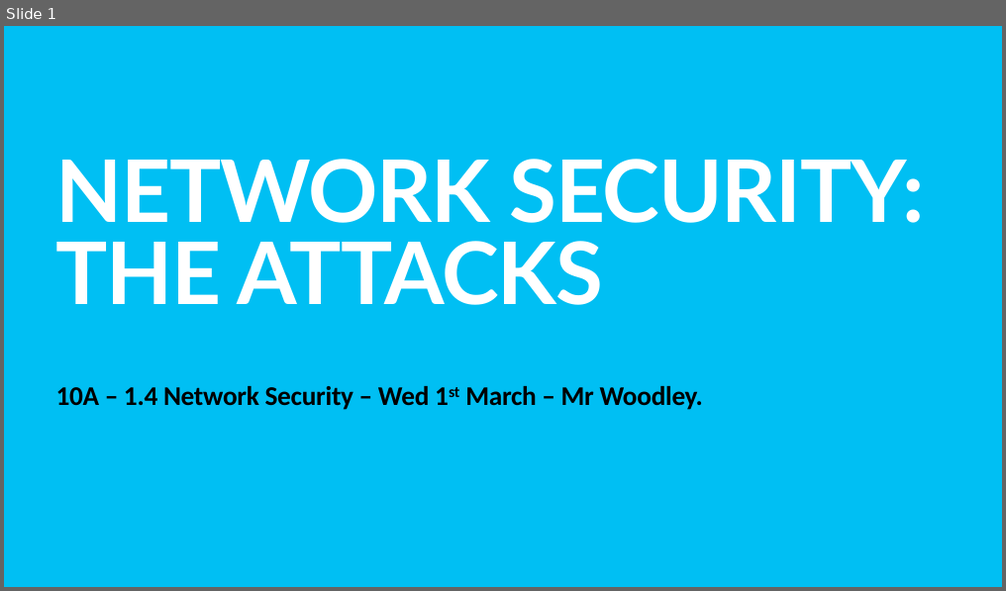
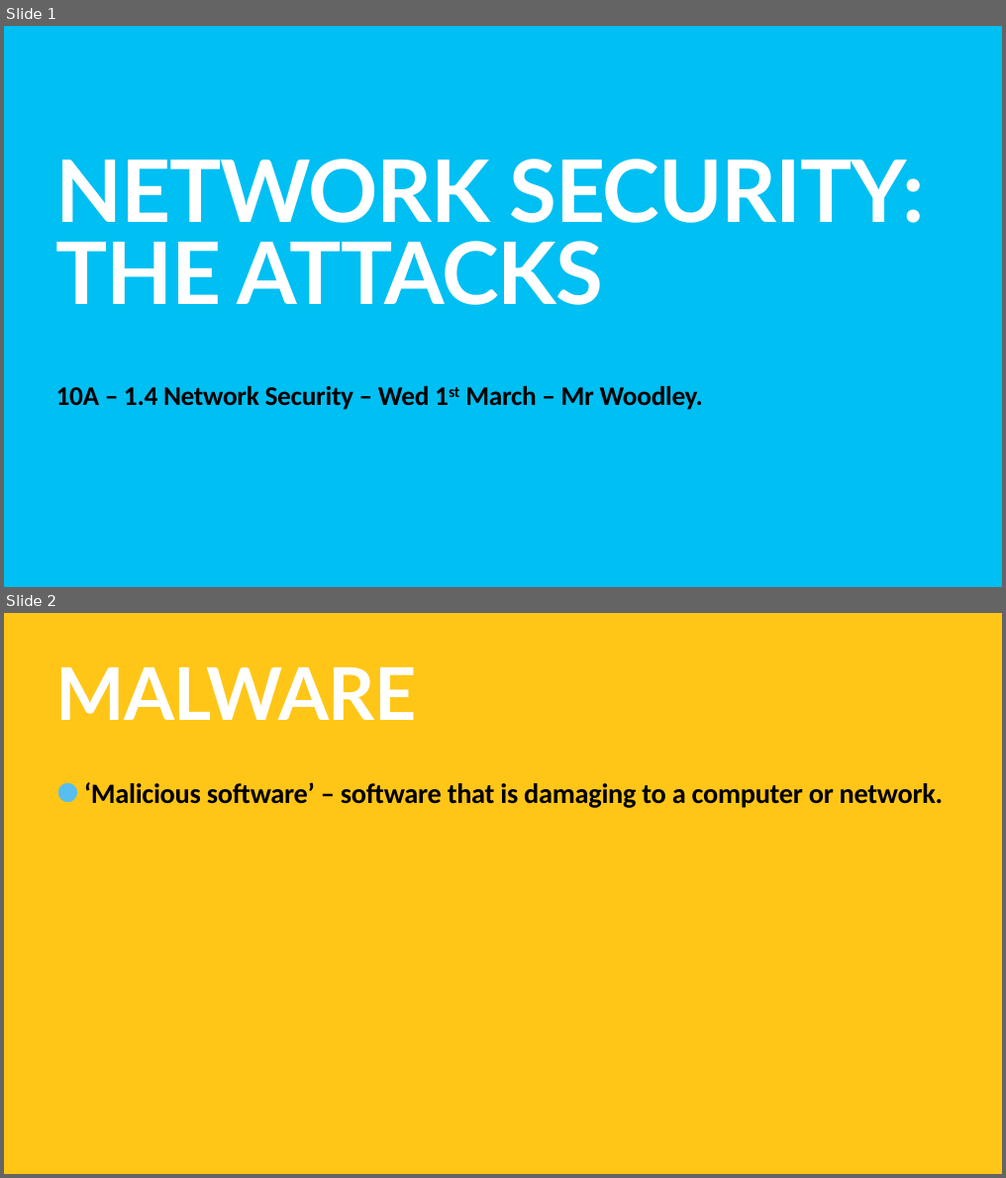
Before and after one commit to TommyWoodley/teaching, a slide deck: Y10/Attacks/AttacksPresentation.pptx. Shown one above the other, each under a label of ours: slide 1 before the commit, slides 1 and 2 after it. The pictures are 1006x591 and 1006x1178 pixels, drawn with LibreOffice and Linux fonts; fonts in the diff are those of the drawing. Boxes give left, top, right and bottom in pixels: in the first picture for what was removed or moved away, otherwise in the second. Text is boxed around its words. In the diff, an @@ line names an element or a change of style, - is before the commit and + after.

Commit message:
added malware section

```diff
--- a/Y10/Attacks/AttacksPresentation.pptx
+++ b/Y10/Attacks/AttacksPresentation.pptx
@@ slide 2 added at bbox=[4, 613, 1002, 1174], background #FFC617 @@
@@ title added at bbox=[56, 667, 417, 720], 140 pt, text #FFFFFF, bold @@
+MALWARE
@@ text added at bbox=[84, 782, 944, 808], 54 pt, text #000000, bold @@
+• ‘Malicious software’ – software that is damaging to a computer or network.
```
Also in this commit, not shown: 1 slide changed, 2 other slides added.
